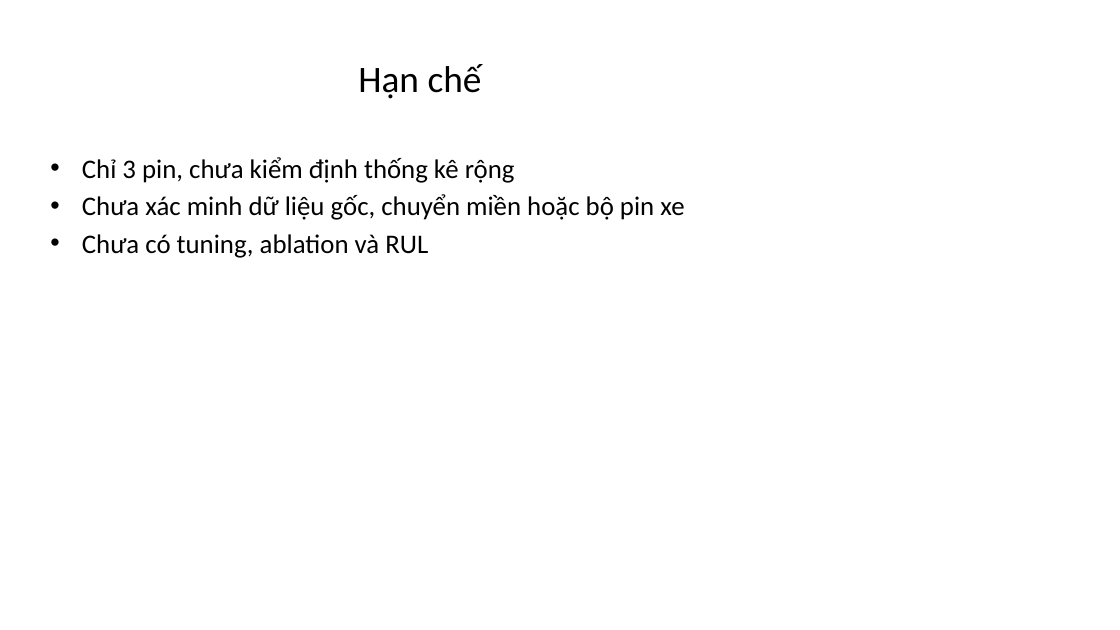
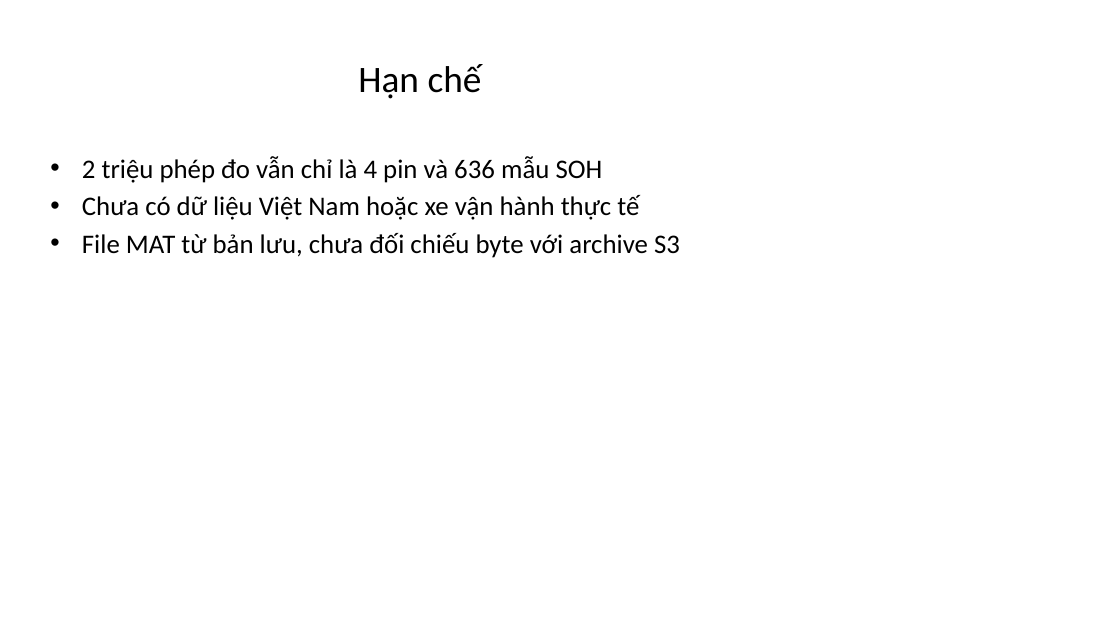
Before and after one commit to VanDuy266/KHOA-LUAN-TOT-NGHIEP, a slide deck: slide 12 of docs/slide-bao-ve.pptx (slide 11 before the commit). Drawn at 1120x630 pixels with LibreOffice and Linux fonts; fonts in the diff are those of the drawing. Boxes give left, top, right and bottom in pixels: in the first picture for what was removed or moved away, otherwise in the second. Text is boxed around its words. In the diff, an @@ line names an element or a change of style, - is before the commit and + after.

Commit message:
Dữ liệu pin sạch: 2.089.048 dòng đo phục vụ phân tích và trích xuất đặc trưng

```diff
--- a/docs/slide-bao-ve.pptx
+++ b/docs/slide-bao-ve.pptx
@@ text at [82, 156, 680, 258]: text changed @@
-• Chỉ 3 pin, chưa kiểm định thống kê rộng
-• Chưa xác minh dữ liệu gốc, chuyển miền hoặc bộ pin xe
-• Chưa có tuning, ablation và RUL
+• 2 triệu phép đo vẫn chỉ là 4 pin và 636 mẫu SOH
+• Chưa có dữ liệu Việt Nam hoặc xe vận hành thực tế
+• File MAT từ bản lưu, chưa đối chiếu byte với archive S3
```
Also in this commit, not shown: 4 other slides changed, 2 slides added, 1 slide removed, 52 other files.
